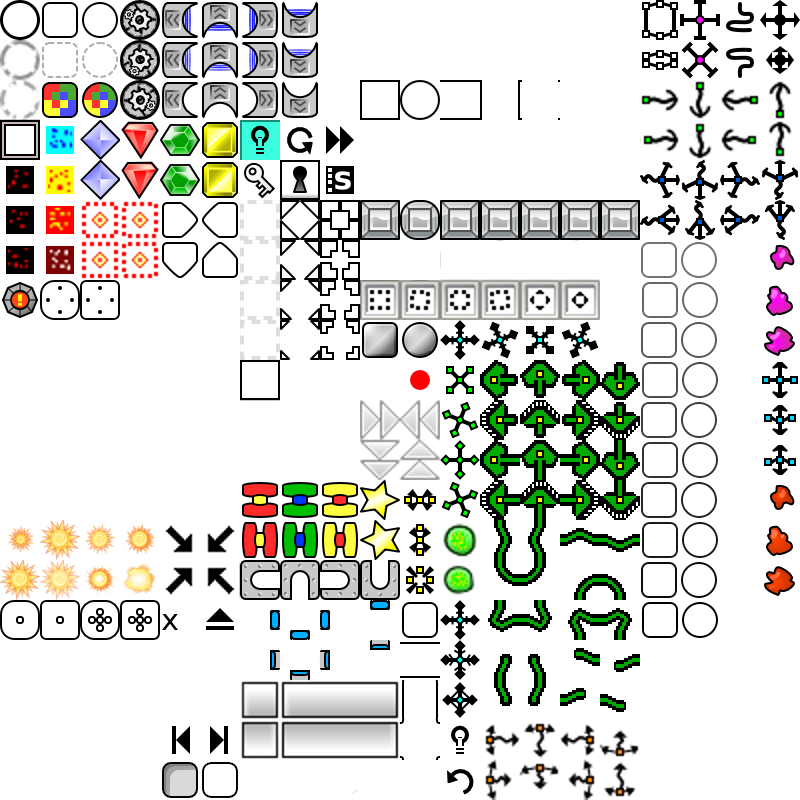
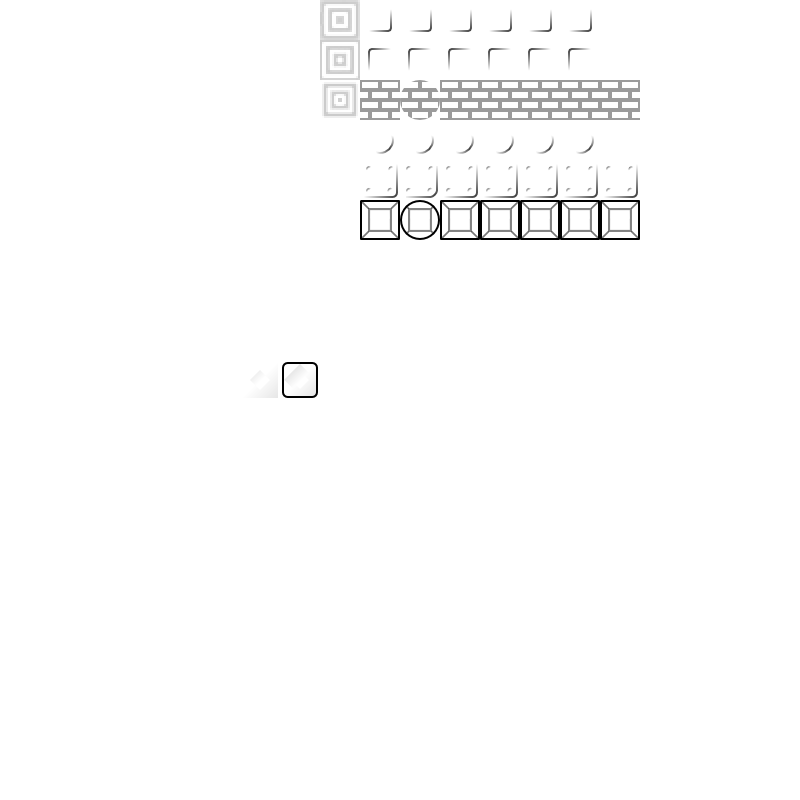
Comparing the layer stacks of the two 800 × 800 images. Changes:
showed "lumin", painted on it over [242, 0, 640, 398]
hid "Capa nueva#1", painted on it over [0, 0, 800, 800]
